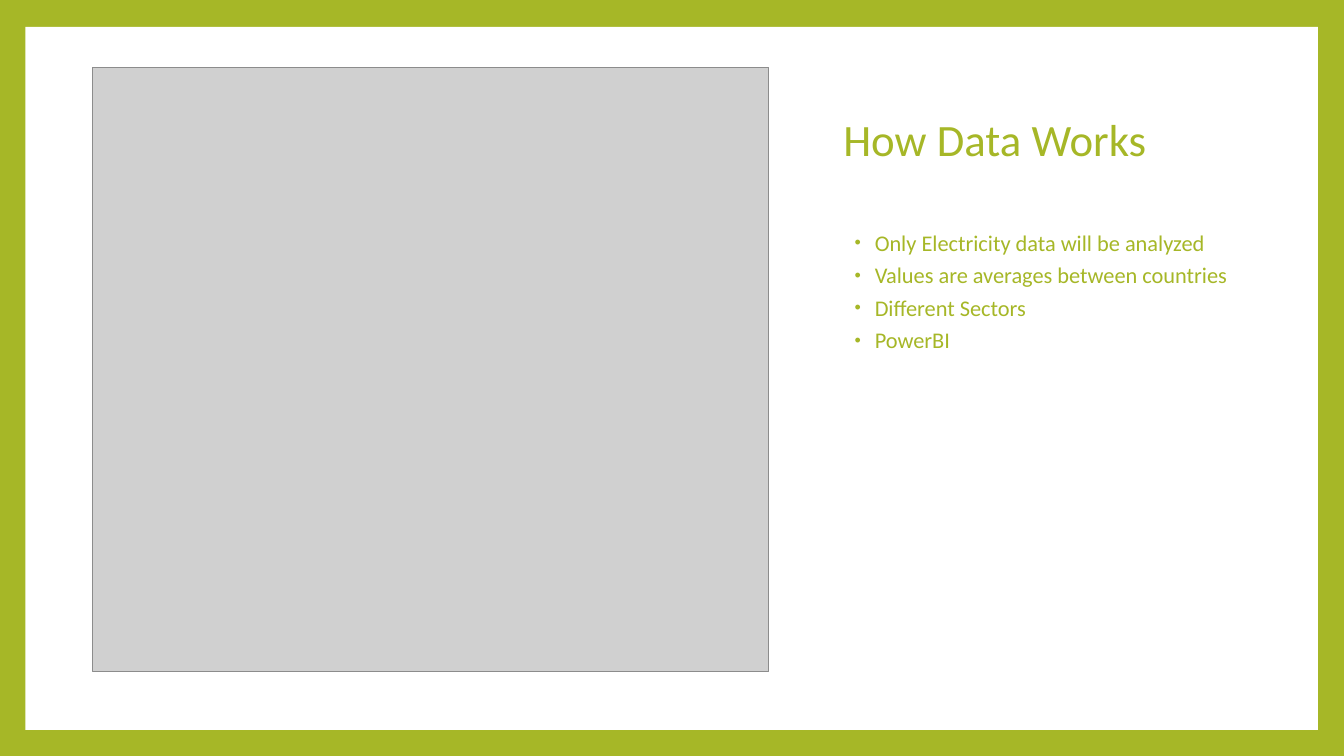
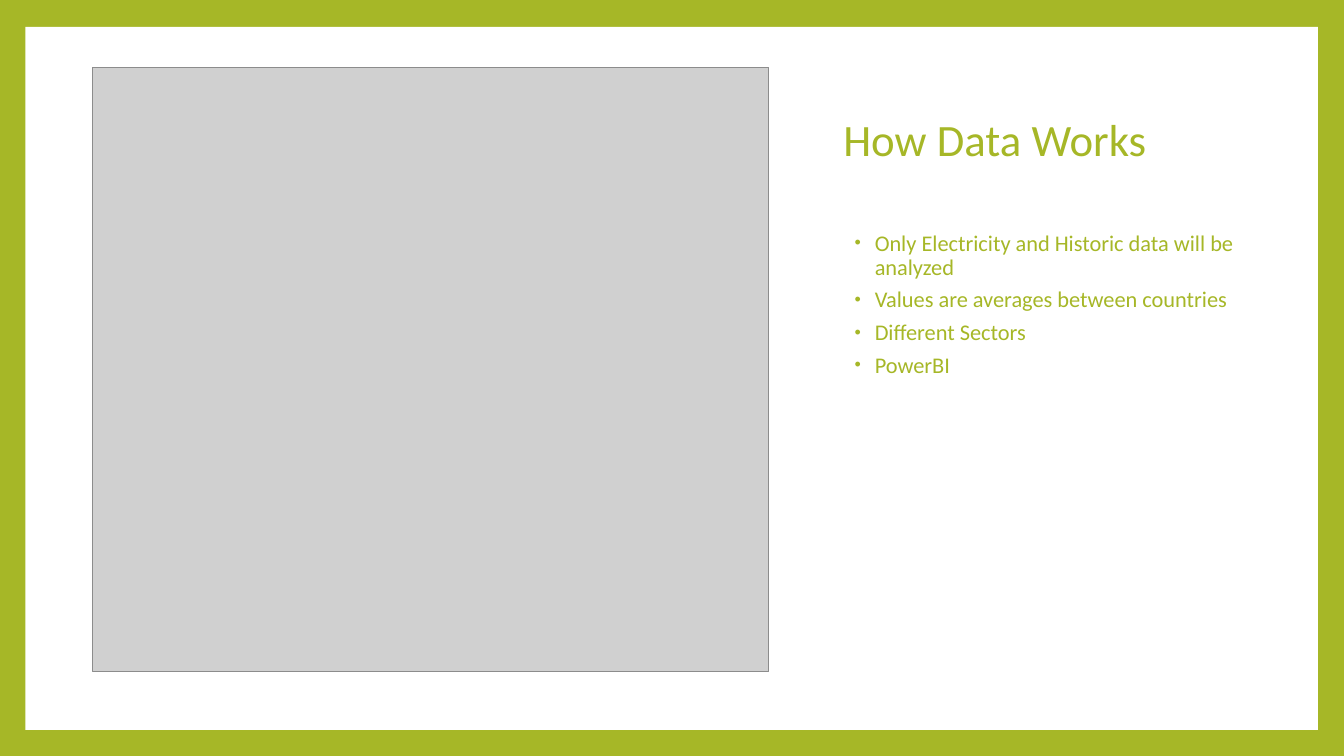
Before and after one commit to Mybiss55/DataAnalyticsProjects, a slide deck: slide 6 of Climate Change Presentation.pptx. Drawn at 1344x756 pixels with LibreOffice and Linux fonts; fonts in the diff are those of the drawing; grey boxes stand for pictures. Boxes give left, top, right and bottom in pixels: in the first picture for what was removed or moved away, otherwise in the second. Text is boxed around its words. In the diff, an @@ line names an element or a change of style, - is before the commit and + after.

```diff
--- a/Climate Change Presentation.pptx
+++ b/Climate Change Presentation.pptx
@@ text at [875,235,1233,279]: text changed @@
-• Only Electricity data will be analyzed
+• Only Electricity and Historic data will be analyzed
```
Also in this commit, not shown: 1 other slide changed, 1 slide added, 1 other file.
